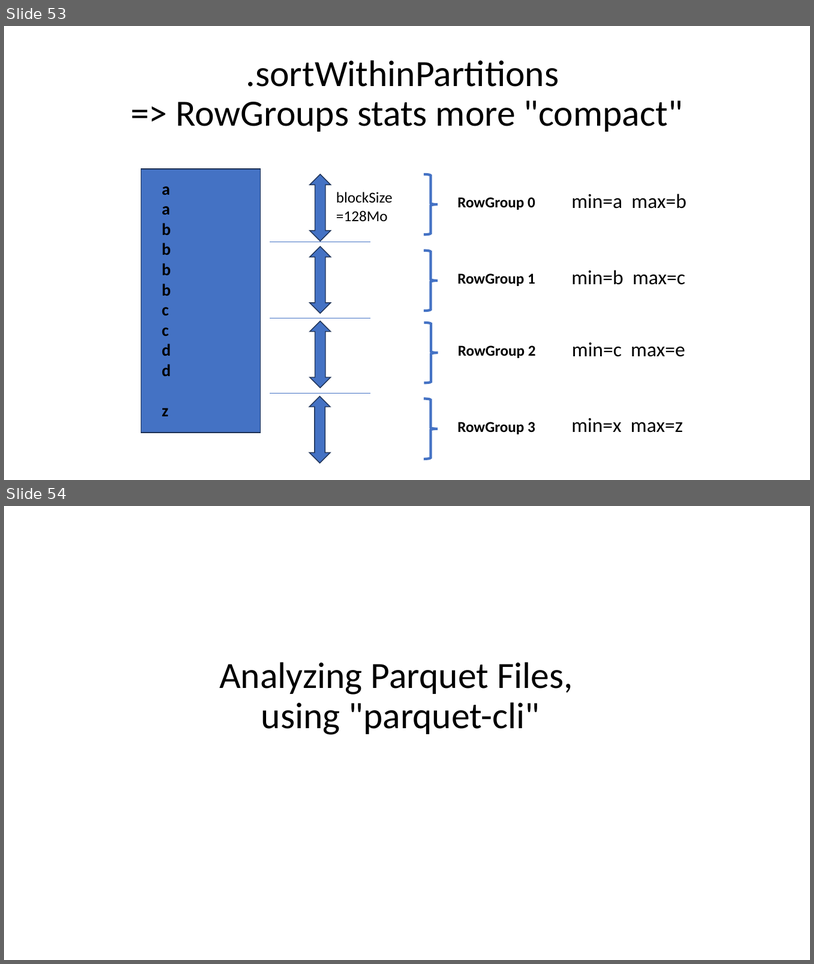
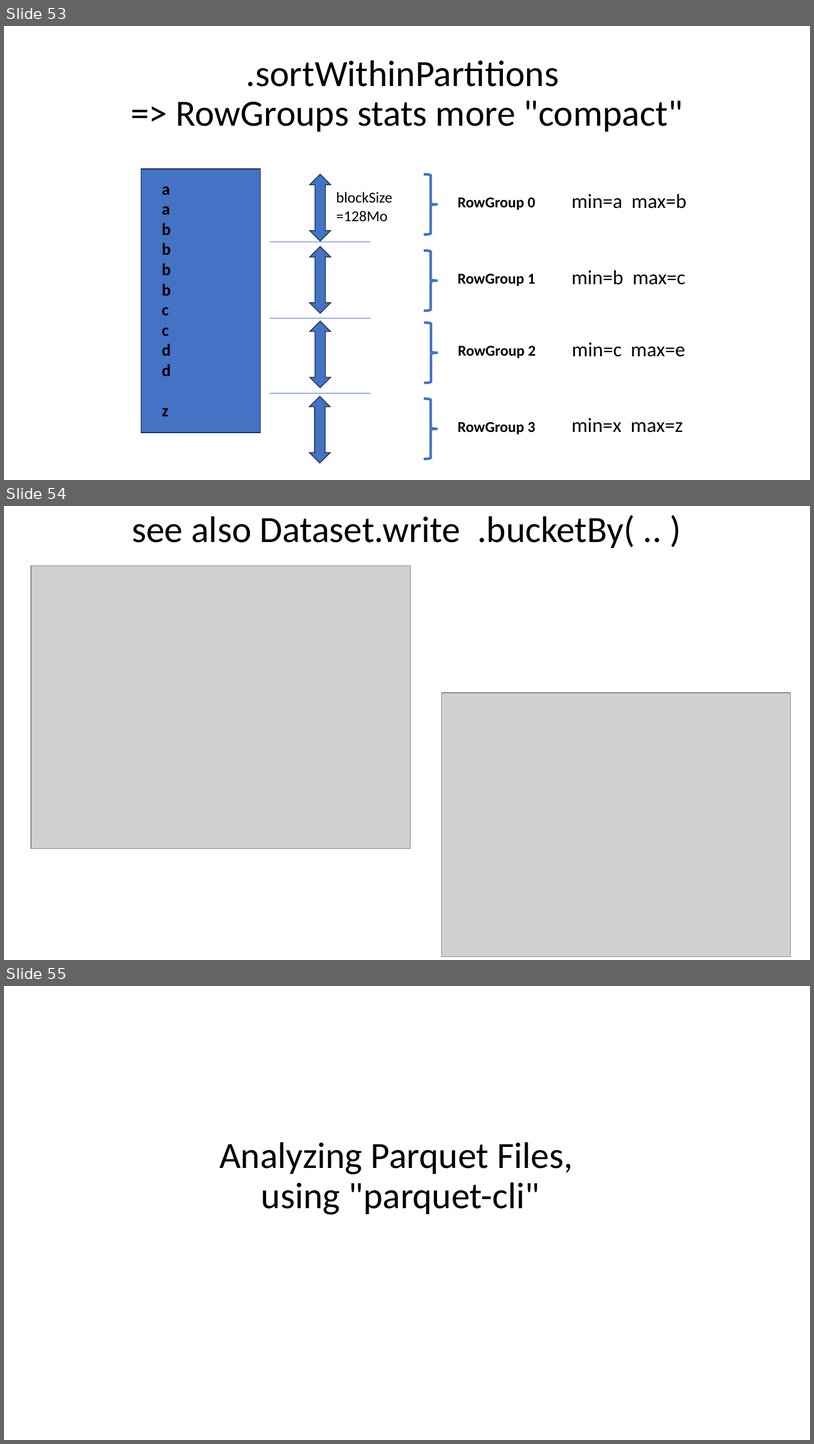
Before and after one commit to Arnaud-Nauwynck/presentations, a slide deck: pres-bigdata/8-Datalake-File-Format-Parquet.pptx. Shown one above the other, each under a label of ours: slides 53 and 54 before the commit, slides 53, 54 and 55 after it. The pictures are 814x964 and 814x1444 pixels, drawn with LibreOffice and Linux fonts; fonts in the diff are those of the drawing; grey boxes stand for pictures. Boxes give left, top, right and bottom in pixels: in the first picture for what was removed or moved away, otherwise in the second. Text is boxed around its words. In the diff, an @@ line names an element or a change of style, - is before the commit and + after.

```diff
--- a/pres-bigdata/8-Datalake-File-Format-Parquet.pptx
+++ b/pres-bigdata/8-Datalake-File-Format-Parquet.pptx
@@ slide 54 added at (x1=4, y1=506, x2=810, y2=960), background #FFFFFF @@
@@ title added at (x1=132, y1=515, x2=635, y2=548), 44 pt, text #000000 @@
+see also Dataset.write .bucketBy( .. )
@@ picture added at (x1=31, y1=566, x2=411, y2=849) @@
@@ picture added at (x1=441, y1=693, x2=791, y2=957) @@
@@ what was slide 54 is now slide 55 @@
```
Also in this commit, not shown: 1 slide changed, 19 other files.
